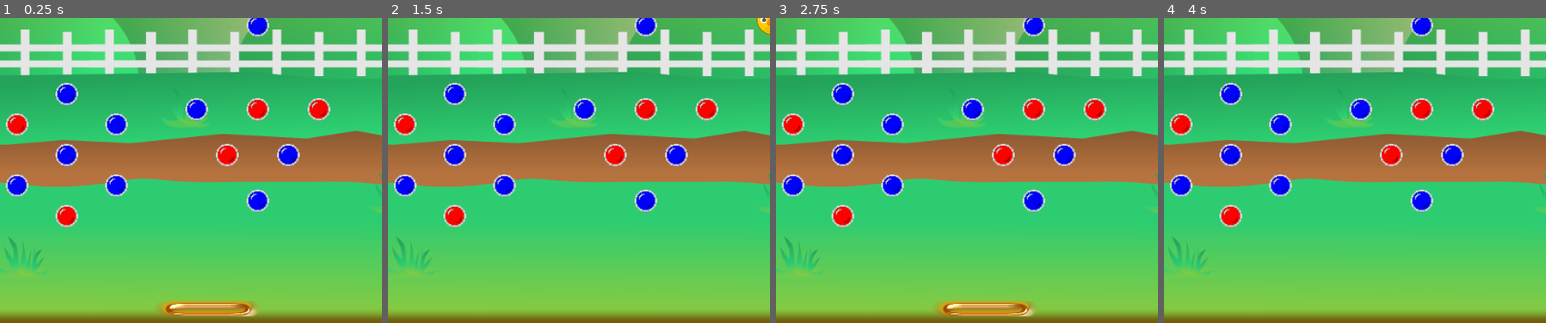
Above: before the commit, frames 1-4 (left to right).
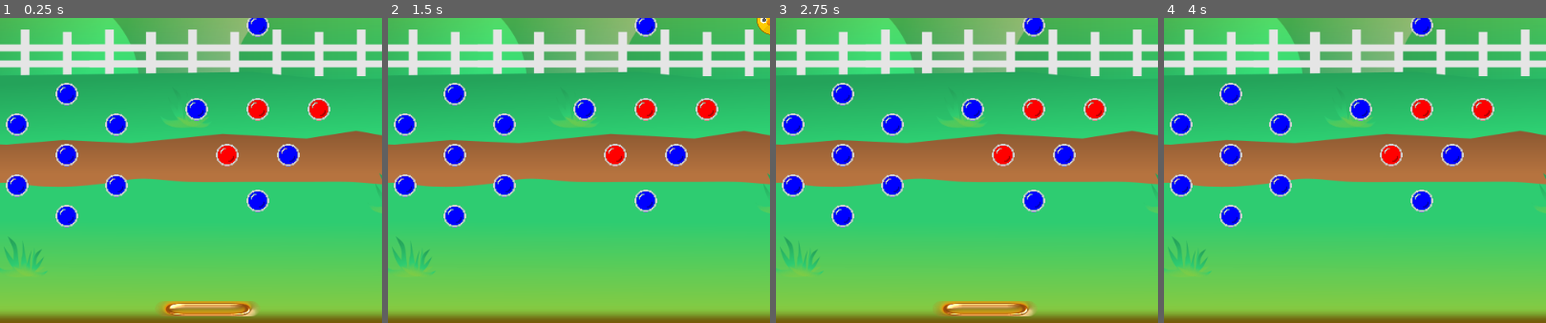
Above: after the commit, the same moments.

Repository: doctor-g/GGJ21
Game: Godot game, scene res://src/Level.tscn
The game is run twice, just before and just after one commit, with the same random seed, the same clock (stepped at 60 frames per second) and the same inputs. This scene is started directly instead of the project's main scene. Sound files missing from this copy of the repository are replaced by a short silence.
Inputs (mouse positions are % of the whole screen's width and height, from its top left):
- Up to frame 1 (0.25 s): no input
- Up to frame 2 (1.5 s): move the mouse to (72, 45) at 0.52 s; click (72, 45) at 0.67 s; move the mouse to (30, 55) at 1.27 s; click (30, 55) at 1.42 s
- Up to frame 3 (2.75 s): move the mouse to (60, 28) at 2.02 s; click (60, 28) at 2.17 s
- Up to frame 4 (4 s): move the mouse to (45, 70) at 2.77 s; click (45, 70) at 2.92 s; move the mouse to (80, 65) at 3.52 s; click (80, 65) at 3.67 s
The pictures show only the part of the screen within x 16-66%, y 48-98%; the shares and areas given below are measured in that part.

The runs differ from the first frame. In frame 1, 0.5% of the frame differs, in the area x 2-20%, y 31-69%; in frame 2, 0.5%; in frame 3, 0.5%; in frame 4, 0.5%.

Commit message:
Add more pegs as time goes on

Diff:
--- a/project/src/PegGenerator.gd
+++ b/project/src/PegGenerator.gd
@@ -9,7 +9,6 @@
 export var max_peg_health := 2
 
 var positions := []
-
 var _peg_patterns  := [
 	preload("res://src/PegPatterns/Circle.tscn"),
 	preload("res://src/PegPatterns/Square.tscn"),
@@ -23,7 +22,40 @@
 
 func _ready():
 	randomize()
+	max_patterns = _pattern_level()
+	upgraded_pegs = _peg_level()
 	_generate_pegs()
+
+
+func _pattern_level()->int:
+	var unlock_level := GameState.unlock_level
+	var level := 3
+	if unlock_level < 3:
+		level = 3
+	elif 2 < unlock_level and unlock_level < 5:
+		level = 4
+	elif 5 < unlock_level and unlock_level < 8:
+		level = 5
+	else:
+		level = 6
+	return level
+
+
+func _peg_level()->int:
+	var unlock_level := GameState.unlock_level
+	var level := 5
+	if unlock_level > 2:
+		level = 5
+	elif 1 < unlock_level and unlock_level < 4:
+		level = 7
+		max_peg_health = 3
+	elif 4 < unlock_level and unlock_level < 7:
+		level = 9
+		max_peg_health = 3
+	else:
+		level = unlock_level+3
+		max_peg_health = 3
+	return level
 
 
 func _generate_pegs():
